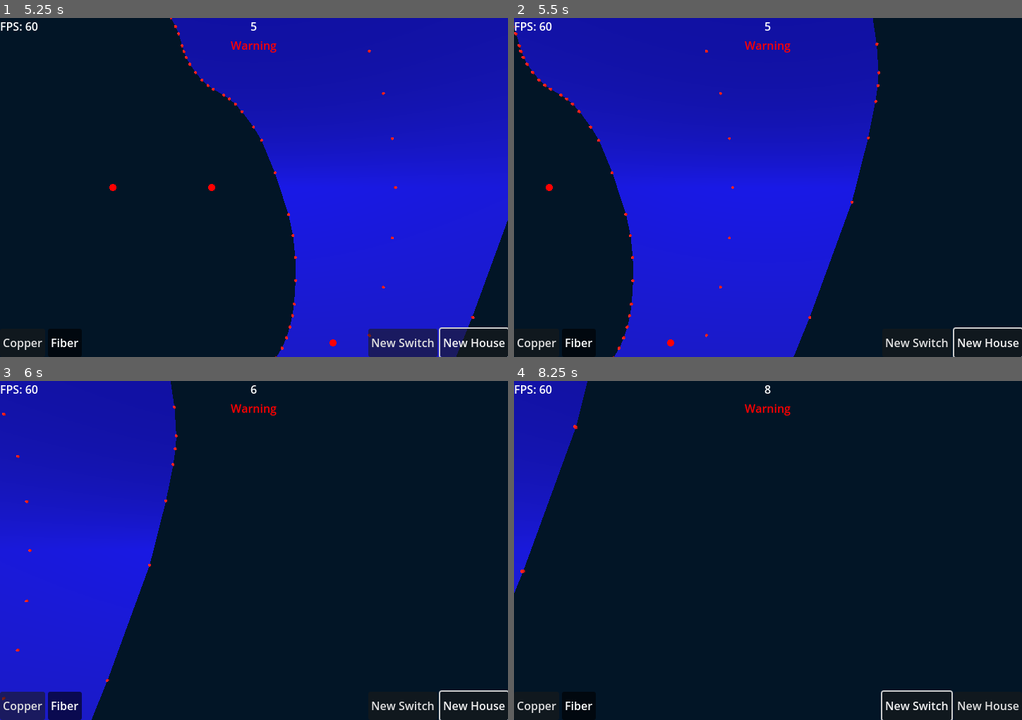
Above: before the commit, frames 1-4 (two rows, left to right).
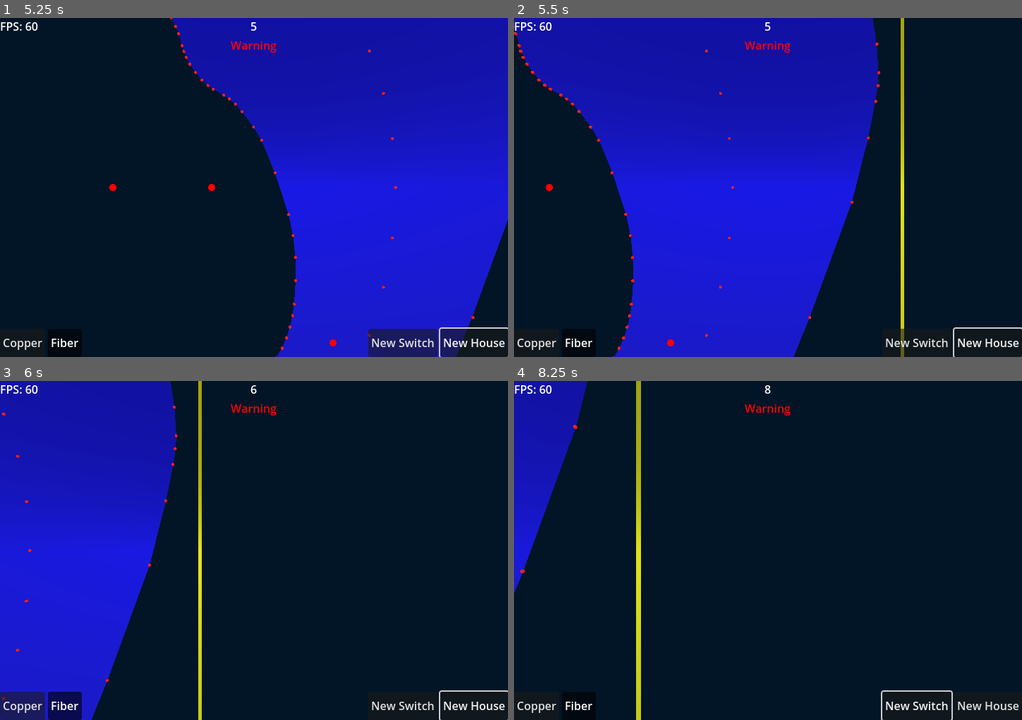
Above: after the commit, the same moments.

Repository: jcronenberg/crISP
Game: Godot game, scene res://src/scenes/main/game.tscn
Two runs of this game, one before a commit and one after it. Both use one fixed random seed, a clock stepped at 60 frames per second and the inputs below.
Inputs (mouse positions are in pixels of both pictures, inside the frame that each line leads up to):
- Up to frame 1 (5.25 s): click "New House" at 0.5 s; click "New House" at 1.25 s; click "Copper" at 2 s; click "Fiber" at 2.75 s; tap Enter at 3.5, 5 s; drag from (472, 343) to (304, 112) at 3.52 s; tap Space at 4.25 s; drag from (152, 204) to (472, 343) at 4.27 s; move the mouse to (254, 187) at 5.02 s; hold Right from 5.03 s (still down); hold Shift (SnapToGrid) from 5.03 s (still down); click (254, 187) at 5.17 s
- Up to frame 2 (5.5 s): keep holding Right; keep holding Shift (SnapToGrid)
- Up to frame 3 (6 s): release Right at 5.75 s; release Shift (SnapToGrid) at 5.75 s; drag from (228, 618) to (101, 499) at 5.77 s
- Up to frame 4 (8.25 s): tap Space at 6.5, 6.77 s; move the mouse to (920, 601) at 6.52 s; hold Left 6.53-7.25 s; hold Mouse wheel up (ZoomIn) 6.53-7.25 s; drag from (920, 601) to (768, 550) at 7.27 s; move the mouse to (793, 550) at 8.02 s; hold Down from 8.03 s (still down); hold Middle mouse button (Back) from 8.03 s (still down); click (793, 550) at 8.17 s

Frame 1 is identical in both runs. In frame 2, 0.7% of the frame differs, in the area x 76-77%, y 0-100%; in frame 3, 0.7%; in frame 4, 1.0%, in the area x 24-25%, y 0-100%.

Commit message:
I think I'll go the 2d route :)

Diff:
--- a/src/3d/proc_gen/proc_gen.gd
+++ b/src/3d/proc_gen/proc_gen.gd
@@ -1,28 +1,61 @@
 class_name ProcGen
 extends Node
 
-@export var grid_size: Vector2i = Vector2i(32, 32)
-@export var cell_size: Vector2i = Vector2i(40, 40)
-@export var grid_cell_size: Vector2i = Vector2i(3, 3)
+@export var grid_size: Vector2i = Vector2i(32, 32):
+	set(value):
+		grid_size = value
+		_calc_edges()
+@export var cell_size: Vector2 = Vector2(40, 40):
+	set(value):
+		cell_size = value
+		_calc_edges()
+# @export var grid_cell_size: Vector2i = Vector2i(3, 3)
 @export var road_thickness: int = 20
+@export var position: Vector2 = Vector2(0, 0)
 # @export var buildings: Array[Pseudo3DFake3DBuilding]
 @export var noise: FastNoiseLite:
 	set(value):
 		noise = value
+		# noise.changed.connect(generate_grid)
 		# if Global.current_simulation:
 		# 	generate_grid()
+enum Direction {
+	UP,
+	RIGHT,
+	DOWN,
+	LEFT,
+	}
+const DIRECTION_VECTORS = [
+	Vector2.UP,
+	Vector2.RIGHT,
+	Vector2.DOWN,
+	Vector2.LEFT,
+	]
+@export var direction: Direction = Direction.UP:
+	set(value):
+		direction = value
+		generate_grid()
+var _direction_vector: Vector2:
+	get():
+		return DIRECTION_VECTORS[direction]
+@export var deviation_factor: float:
+	set(value):
+		deviation_factor = value
+@export var point_resolution: int:
+	set(value):
+		point_resolution = value
 
 enum GridCellType {
 	PARK,
 	HOUSING,
 	EMPTY,
-}
+	}
 
 # Values are from -1 to 1, though most seem to be between -0.5 to 0.5.
 var grid_weights: Dictionary = {
 	GridCellType.HOUSING: 0.3,
 	GridCellType.PARK: 1,
-}
+	}
 
 var _grid: Array[Array] = []
 
@@ -32,15 +65,33 @@
 
 var _borders: Array[Vector2] = [Vector2(-1024, -1024), Vector2(1024, 1024)]
 
-var _major_steets_vert: Array[Array] = []
-var _major_steets_horiz: Array[Array] = []
+var _major_streets_vert: Array[Array] = []
+var _major_streets_horiz: Array[Array] = []
+var _grid_edges: PackedVector2Array
+var _min: Vector2
+var _max: Vector2
+
+
+func _init() -> void:
+	_calc_edges()
+
+
+func _calc_edges() -> void:
+	var diff: Vector2 = (Vector2(grid_size.x, grid_size.y) * cell_size) / 2
+	_grid_edges = [position - diff,
+			position - Vector2(diff.x, -diff.y),
+			position + diff,
+			position + Vector2(diff.x, -diff.y)]
+	_min = _grid_edges[0]
+	_max = _grid_edges[2]
+
 
 
 func _ready() -> void:
 	# _city.ready.connect(generate_grid)
-	# _draw_line(Vector2(0, 0), Vector2(100, 100), 10)
-
-	# _draw_river(Vector2(0, -1024), Vector2(0, 1024), 10, 400, 200, 200)
+	# _draw_line(Vector2(0, 0), Vector2(0, 100), 10)
+
+	generate_grid()
 	pass
 
 
@@ -49,12 +100,16 @@
 		push_error("No noise set")
 		return
 
-	# Vertical lines
+	_draw_grid_outline()
+	# print(_line_through_noise(Vector2(0, _min.y)))
+	_draw_multisegment_line(_line_through_noise(Vector2(0, _max.y)))
+	return
+# Vertical lines
 	var cur_start_pos: Vector2 = _borders[0]
 	while cur_start_pos.x <= _borders[1].x:
 		var to: Vector2 = Vector2(cur_start_pos.x, _borders[1].y)
 		_draw_line(cur_start_pos, to, 2)
-		_major_steets_vert.append([cur_start_pos, to])
+		_major_streets_vert.append([cur_start_pos, to])
 		cur_start_pos.x += randi_range(40, 60)
 
 	# Horizontal lines
@@ -62,38 +117,108 @@
 	while cur_start_pos.y <= _borders[1].y:
 		var to: Vector2 = Vector2(_borders[1].x, cur_start_pos.y)
 		_draw_line(cur_start_pos, to, 2)
-		_major_steets_horiz.append([cur_start_pos, to])
+		_major_streets_horiz.append([cur_start_pos, to])
 		cur_start_pos.y += randi_range(40, 60)
 
-	return
+	# return
 	# Draw intersection points
 	var mult_mesh: MultiMeshInstance3D = $MultiMeshInstance3D
 	mult_mesh.multimesh.instance_count = 16384
 	var i: int = 0
-	for street_vert in _major_steets_vert:
-		for street_horiz in _major_steets_horiz:
-			print(street_vert[0], street_vert[1], street_horiz[0], street_horiz[1])
+	for street_vert in _major_streets_vert:
+		for street_horiz in _major_streets_horiz:
+			# print(street_vert[0], street_vert[1], street_horiz[0], street_horiz[1])
 			var intersection: Variant = Geometry2D.segment_intersects_segment(street_vert[0], street_vert[1], street_horiz[0], street_horiz[1])
 			if intersection:
-				print(intersection)
+				# print(intersection)
 				mult_mesh.multimesh.set_instance_transform(i, Transform3D(Basis(), Vector3(intersection.x, 0.5, intersection.y)))
 				i += 1
 
 
+func _draw_multisegment_line(points: PackedVector2Array) -> void:
+	var previous_vertices: PackedVector2Array
+	for i in points.size() - 1:
+		var vertices: PackedVector2Array = _line_vertices(points[i], points[i + 1], 2)
+		_draw_line_from_vertices(vertices, Color.YELLOW)
+		# if previous_vertices:
+		# 	_draw_line_from_vertices([previous_vertices[2], previous_vertices[1], vertices[0], vertices[3]], Color.RED)
+		# 	for point: Vector2 in [vertices[2]]:
+		# 		add_child(_flat_3d_circle_mesh(point, 0.5))
+
+		previous_vertices = vertices
+		# _draw_line(points[i], points[i + 1], 2)
+		add_child(_flat_3d_circle_mesh(points[i], 1))
+		# _draw_line(points[i], points[i + 1], 2)
+
+
+
+func _line_through_noise(from: Vector2) -> PackedVector2Array:
+	var current_point: Vector2 = from
+	var ret: PackedVector2Array = [from]
+	current_point += _direction_vector.rotated(deg_to_rad(noise.get_noise_2dv(current_point) * 45)) * point_resolution
+	print(current_point)
+	current_point = current_point.clamp(_min, _max)
+	print(current_point)
+	ret.append(current_point)
+	while (current_point.x > _min.x and current_point.x < _max.x and
+			current_point.y > _min.y and current_point.y < _max.y):
+		current_point += _direction_vector.rotated(deg_to_rad(noise.get_noise_2dv(current_point) * 45)) * point_resolution
+		current_point = current_point.clamp(_min, _max)
+		ret.append(current_point)
+	# while current_point.x < _gri
+	# var distance_vec: Vector2 = grid_size
+	# var diff: Vector2 =
+	print(ret)
+	return ret
+
+
+func _draw_grid_outline() -> void:
+	var material: StandardMaterial3D = StandardMaterial3D.new()
+	material.albedo_color = Color.YELLOW
+	for i in _grid_edges.size() - 1:
+		_draw_line(_grid_edges[i], _grid_edges[i + 1], 5)
+
+	_draw_line(_grid_edges[_grid_edges.size() - 1], _grid_edges[0], 5)
+
+
 func _draw_line(from: Vector2, to: Vector2, width: float) -> void:
 	var material: StandardMaterial3D = StandardMaterial3D.new()
 	material.albedo_color = Color.YELLOW
 
-	var vertices: PackedVector2Array = PackedVector2Array()
+	var vertices: PackedVector2Array = _line_vertices(from, to, width)
+
+	var mesh: MeshInstance3D = _flat_3d_mesh_from_2d_outlines(vertices)
+	mesh.material_override = material
+
+	add_child(mesh)
+
+
+func _draw_line_from_vertices(vertices: PackedVector2Array, color: Color) -> void:
+	var material: StandardMaterial3D = StandardMaterial3D.new()
+	material.albedo_color = color
+	var mesh: MeshInstance3D = _flat_3d_mesh_from_2d_outlines(vertices)
+	mesh.material_override = material
+	add_child(mesh)
+
+
+func _line_vertices(from: Vector2, to: Vector2, width: float) -> PackedVector2Array:
 	var diff: Vector2 = to - from
 	var normal: Vector2 = diff.rotated(TAU/4).normalized()
 	var offset: Vector2 = normal * width * 0.5
-	vertices = [from + offset, to + offset, to - offset, from - offset]
-
-	var mesh: MeshInstance3D = _flat_3d_mesh_from_2d_outlines(vertices)
-	mesh.material_override = material
-
-	add_child(mesh)
+	return [from + offset, to + offset, to - offset, from - offset]
+
+
+func _flat_3d_circle_mesh(pos: Vector2, radius: float) -> MeshInstance3D:
+	var mesh_instance: MeshInstance3D = MeshInstance3D.new()
+	var sphere: SphereMesh = SphereMesh.new()
+	sphere.height = 0
+	sphere.radius = radius
+	mesh_instance.mesh = sphere
+	mesh_instance.position = Vector3(pos.x, -0.1, pos.y)
+	var material: StandardMaterial3D = StandardMaterial3D.new()
+	material.albedo_color = Color.YELLOW
+	mesh_instance.material_override = material
+	return mesh_instance
 
 
 func _flat_3d_mesh_from_2d_outlines(points: PackedVector2Array) -> MeshInstance3D:
@@ -106,6 +231,7 @@
 	# Convert the 2d outline into all required triangles to construct a 2d polygon.
 	var triangulated_points: PackedInt32Array = Geometry2D.triangulate_polygon(points)
 	if triangulated_points.size() == 0:
+		print("Failed to triangulate")
 		return null
 
 	var triangle_points: PackedVector3Array = []
